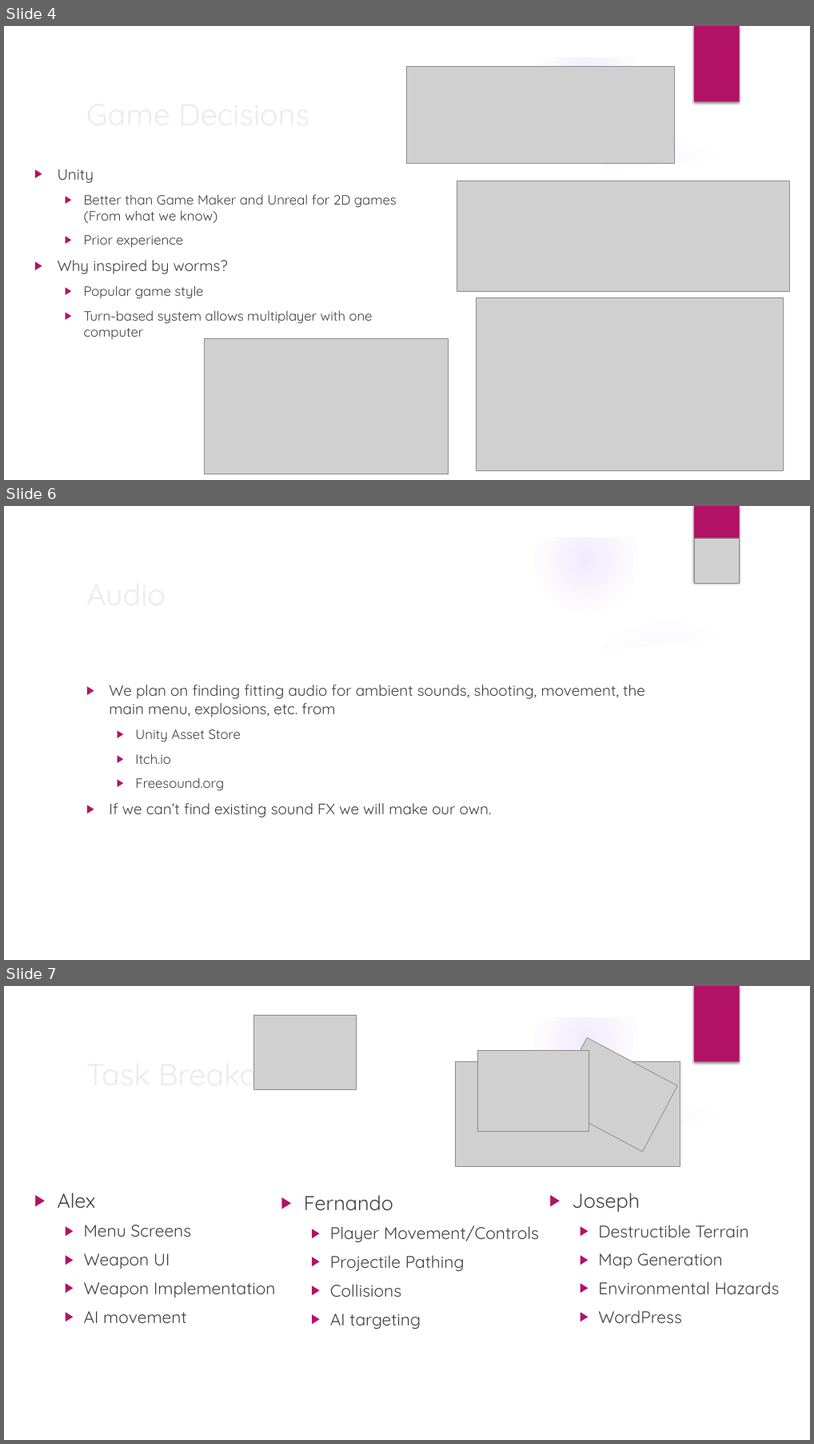
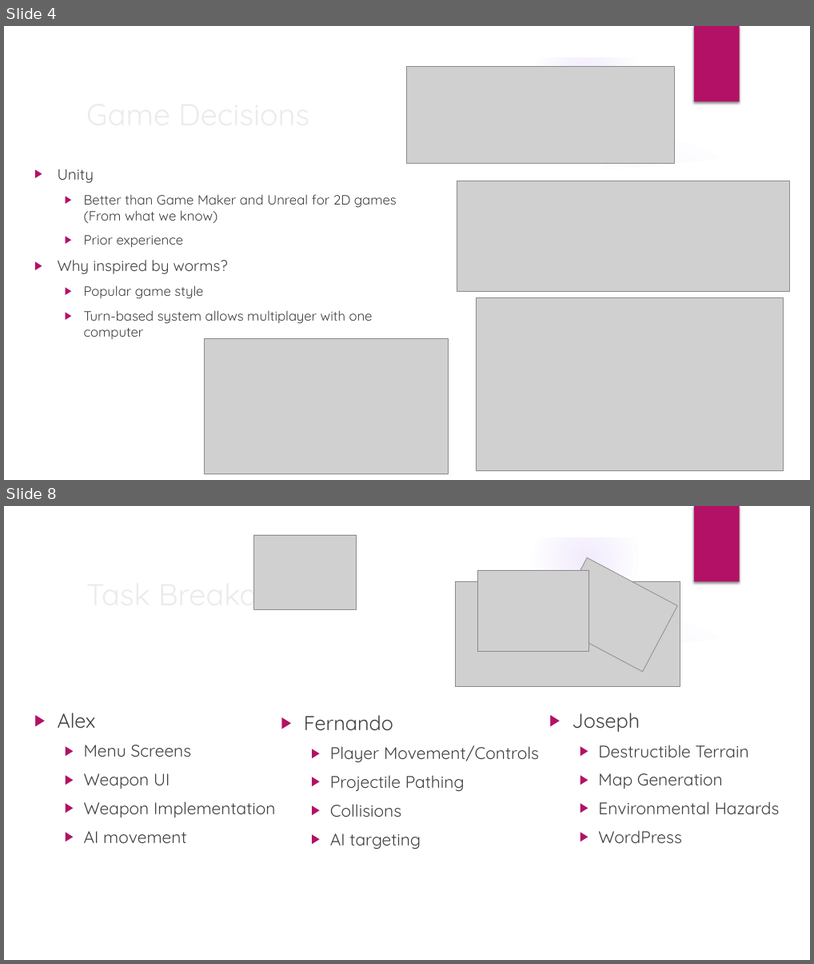
Before and after one commit to trevinofernando/2D-Tactical-Game, a slide deck: Game Proposal.pptx. Shown one above the other, each under a label of ours: slides 4, 6 and 7 before the commit, slides 4 and 8 after it; the slides between them are not shown. The pictures are 814x1444 and 814x964 pixels, drawn with LibreOffice and Linux fonts; fonts in the diff are those of the drawing; grey boxes stand for pictures; background and template pictures are left out. Boxes give left, top, right and bottom in pixels: in the first picture for what was removed or moved away, otherwise in the second. Text is boxed around its words. In the diff, an @@ line names an element or a change of style, - is before the commit and + after.

Commit message:
Update to presentation

```diff
--- a/Game Proposal.pptx
+++ b/Game Proposal.pptx
@@ slide 6 removed at (4, 506, 810, 960), background picture (left out); not listed: 9 template elements that a slide beside it also shows @@
@@ picture removed at (694, 538, 740, 584) @@
@@ text removed at (109, 684, 646, 817) @@
-▶ We plan on finding fitting audio for ambient sounds, shooting, movement, the main menu, explosions, etc. from
-  ▶ Unity Asset Store
-  ▶ Itch.io
-  ▶ Freesound.org
-▶ If we can’t find existing sound FX we will make our own.
@@ title removed at (289, 684, 328, 696) @@
-Audio
@@ what was slide 7 is now slide 8 @@
```
Also in this commit, not shown: 3 slides added, 1 other slide removed.
